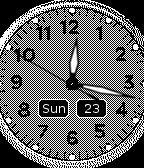
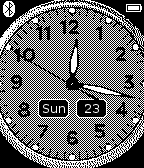
Layer changes from the first (144, 168) image to the second:
painted on "d_second_hand.png" over [13, 49, 102, 100]
painted on "d_minute_hand.png" over [75, 79, 136, 101]
added layer "battery_gauge_full.png" above "bluetooth_connected.png" over [126, 4, 142, 12]
added layer "bluetooth_connected.png" above "d_hour_hand.png" over [3, 1, 15, 17]
painted on "d_hour_hand.png" over [65, 37, 82, 80]
